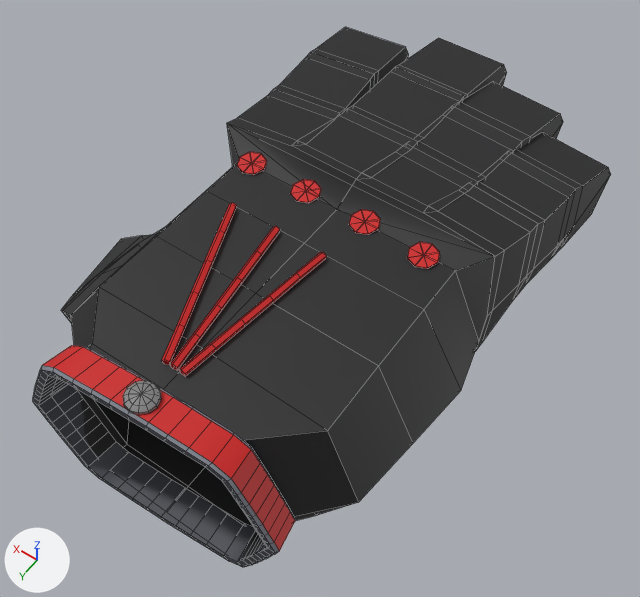
The FBX model Assets/ZonkContent/Art/Models/HandLooks/Hand_Leather.fbx, before and after one commit.
Rendered twice from a 50 mm camera at (-0.673, 0.633, 1.205) aimed at (-0.077, -0.201, -0.107). Arrows for +X, +Y and +Z are at lower left; the lights stay in place. The older version comes first. Mesh edges are drawn as thin lines.

The scene before the commit, as lines of its bpy script (objects in view):
```python
me_hand_leather = bpy.data.meshes.new('Hand_Leather')
me_hand_leather.from_pydata(...)  # 751 vertices, 799 faces; spans x -0.417..0.421, y -0.806..0.298, z -0.283..0.182
me_hand_leather.materials.append(mat_hand_leather)  # picture img_hand_leather_png
ob_hand_leather = bpy.data.objects.new('Hand_Leather', me_hand_leather)
ob_hand_leather.location = (0.0, 0.0, 0.0)
```
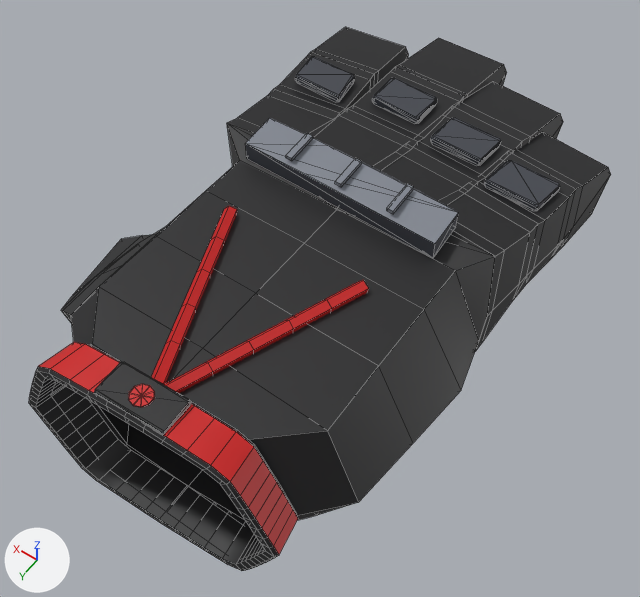
Patch to the scene script:
```diff
--- a/Assets/ZonkContent/Art/Models/HandLooks/Hand_Leather.fbx.py
+++ b/Assets/ZonkContent/Art/Models/HandLooks/Hand_Leather.fbx.py
@@ me_hand_leather @@
 # used by ob_hand_leather; location = (0.0, 0.0, 0.0)
-me_hand_leather.from_pydata(...)  # 751 vertices, 799 faces; spans x -0.417..0.421, y -0.806..0.298, z -0.283..0.182
+me_hand_leather.from_pydata(...)  # 790 vertices, 918 faces; spans x -0.417..0.421, y -0.806..0.304, z -0.283..0.206
+# me_hand_leather part 1: the loose piece of 30 vertices spanning x -0.092..0.037, y -0.11..0.189, z 0.151..0.164 is multiplied about its middle by the matrix ((1.629, 0.216, 0.0), (0.216, 1.168, 0.0), (0.0, 0.0, 1.714)), then moved by (-0.008, 0.022, -0.002)
+# me_hand_leather part 2: the loose piece of 30 vertices spanning x -0.157..-0.109, y -0.108..0.187, z 0.151..0.164 is multiplied about its middle by the matrix ((1.64, 0.208, 0.048), (-0.474, 1.127, -0.018), (-0.051, 0.006, 1.714)), then moved by (-0.044, 0.024, -0.002)
+# me_hand_leather part 3: the loose piece of 30 vertices spanning x -0.107..-0.052, y -0.109..0.187, z 0.151..0.164 is deleted
+# me_hand_leather part 4: the loose piece of 18 vertices spanning x 0.043..0.095, y -0.232..-0.181, z 0.151..0.157 is deleted
+# me_hand_leather part 5: the loose piece of 18 vertices spanning x -0.189..-0.137, y -0.231..-0.179, z 0.151..0.157 is deleted
+# me_hand_leather part 6: the loose piece of 18 vertices spanning x -0.071..-0.019, y -0.232..-0.18, z 0.151..0.157 is deleted
+# me_hand_leather part 7: the loose piece of 18 vertices spanning x -0.303..-0.251, y -0.225..-0.174, z 0.151..0.157 is deleted
+# me_hand_leather part 8: 288 vertices moved from x -0.342..0.128, y 0.213..0.298, z -0.173..0.173 to x -0.345..0.13, y 0.208..0.304, z -0.175..0.175; 38 vertices removed from x -0.133..-0.081, y 0.23..0.281, z 0.17..0.182; 46 vertices added at x -0.169..-0.046, y 0.222..0.289, z 0.167..0.18
+# me_hand_leather part 9: 133 vertices added at x -0.376..0.172, y -0.562..-0.203, z 0.118..0.206
+# me_hand_leather part 10: 288 kept faces spanning x -0.345..0.13, y 0.208..0.304, z -0.175..0.175 get new texture (UV) coordinates
 me_hand_leather.materials.append(mat_hand_leather)
```

Location of each change, [x1, y1, x2, y2] in pixels of the pictures (640 x 597 px; the box of a moved part takes in the faces that stretch with it):
'Hand_Leather', reshaped: before [33, 27, 611, 567]; after [29, 27, 611, 571]
part 1 of me_hand_leather, moved or reshaped: before [162, 203, 237, 365]; after [151, 206, 237, 385]
part 2 of me_hand_leather, moved or reshaped: before [179, 252, 326, 376]; after [164, 280, 369, 393]
part 3 of me_hand_leather, deleted: before [170, 226, 280, 371]
part 4 of me_hand_leather, deleted (red): before [237, 152, 267, 175]
part 5 of me_hand_leather, deleted (red): before [349, 209, 380, 235]
part 6 of me_hand_leather, deleted (red): before [290, 179, 321, 203]
part 7 of me_hand_leather, deleted (red): before [407, 242, 440, 269]
part 8 of me_hand_leather, moved or reshaped: before [123, 380, 162, 415]; after [94, 362, 191, 435]
part 9 of me_hand_leather, added: after [245, 57, 560, 258]
part 10 of me_hand_leather, surface changed: [33, 345, 295, 567] in both
